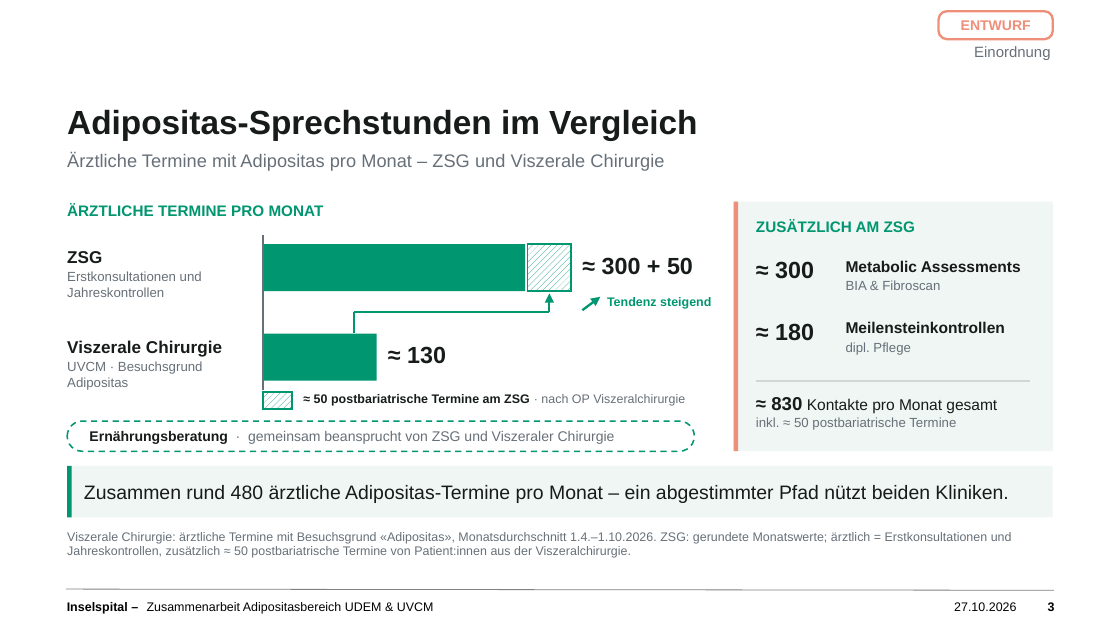
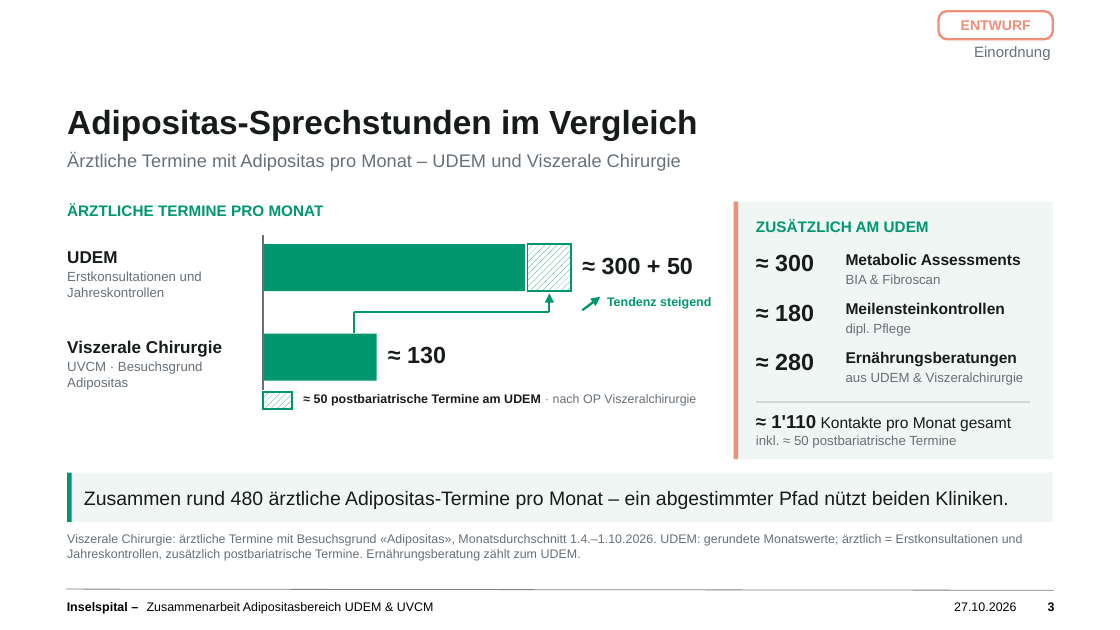
Before and after one commit to salmonplnk/Masterarbeit, a slide deck: slide 3 of praesentation/Zusammenarbeit_Adipositas_UDEM_UVCM_Entwurf.pptx. Drawn at 1120x630 pixels with LibreOffice and Linux fonts; fonts in the diff are those of the drawing; background and template pictures are left out. Boxes give left, top, right and bottom in pixels: in the first picture for what was removed or moved away, otherwise in the second. Text is boxed around its words. In the diff, an @@ line names an element or a change of style, - is before the commit and + after.

```diff
--- a/praesentation/Zusammenarbeit_Adipositas_UDEM_UVCM_Entwurf.pptx
+++ b/praesentation/Zusammenarbeit_Adipositas_UDEM_UVCM_Entwurf.pptx
@@ text at bbox=[67, 153, 681, 171]: text changed @@
-Ärztliche Termine mit Adipositas pro Monat – ZSG und Viszerale Chirurgie
+Ärztliche Termine mit Adipositas pro Monat – UDEM und Viszerale Chirurgie
@@ rectangle: place and size @@
-rectangle at bbox=[734, 202, 1053, 451]
+rectangle at bbox=[734, 202, 1053, 459]
@@ rectangle: place and size @@
-rectangle at bbox=[734, 202, 738, 451]
+rectangle at bbox=[734, 202, 738, 459]
@@ text at bbox=[756, 220, 929, 232]: text changed @@
-ZUSÄTZLICH AM ZSG
+ZUSÄTZLICH AM UDEM
@@ text at bbox=[67, 251, 117, 263]: text changed @@
-ZSG
+UDEM
@@ 3 texts: place and size @@
-3 texts at bbox=[775, 260, 1021, 290]
+3 texts at bbox=[775, 253, 1021, 284]
@@ 3 texts: place and size @@
-3 texts at bbox=[775, 321, 1005, 355]
+3 texts at bbox=[775, 302, 1005, 336]
@@ text added at bbox=[775, 353, 814, 371], 15 pt, text #171C1B, bold @@
+≈ 280
@@ text added at bbox=[846, 351, 1017, 367], 10 pt, text #171C1B, bold @@
+Ernährungsberatungen
@@ text added at bbox=[846, 372, 1024, 385], 8.5 pt, text #677078 @@
+aus UDEM & Viszeralchirurgie
@@ text at bbox=[314, 394, 696, 406]: text changed @@
-≈ 50 postbariatrische Termine am ZSG · nach OP Viszeralchirurgie
+≈ 50 postbariatrische Termine am UDEM · nach OP Viszeralchirurgie
@@ text "≈ 1'110 Kontakte pro Monat ...": place and size @@
-text "≈ 1'110 Kontakte pro Monat ..." at bbox=[756, 397, 997, 430]
+text "≈ 1'110 Kontakte pro Monat ..." at bbox=[756, 415, 1011, 448]
@@ line moved from (756, 381) - (1030, 381) to (756, 402) - (1030, 402) @@
@@ text at bbox=[771, 415, 1011, 431]: text changed @@
-≈ 830 Kontakte pro Monat gesamt
+≈ 1'110 Kontakte pro Monat gesamt
@@ rounded rectangle removed at bbox=[67, 421, 694, 451] @@
-Ernährungsberatung · gemeinsam beansprucht von ZSG und Viszeraler Chirurgie
@@ 2 rectangles, 1 text: place and size @@
-2 rectangles, 1 text at bbox=[67, 466, 1053, 517]
+2 rectangles, 1 text at bbox=[67, 473, 1053, 522]
@@ text at bbox=[67, 534, 1023, 561]: text changed @@
-Viszerale Chirurgie: ärztliche Termine mit Besuchsgrund «Adipositas», Monatsdurchschnitt 1.4.–1.10.2026. ZSG: gerundete Monatswerte; ärztlich = Erstkonsultationen und Jahreskontrollen, zusätzlich ≈ 50 postbariatrische Termine von Patient:innen aus der Viszeralchirurgie.
+Viszerale Chirurgie: ärztliche Termine mit Besuchsgrund «Adipositas», Monatsdurchschnitt 1.4.–1.10.2026. UDEM: gerundete Monatswerte; ärztlich = Erstkonsultationen und Jahreskontrollen, zusätzlich postbariatrische Termine. Ernährungsberatung zählt zum UDEM.
```
Also in this commit, not shown: 1 other slide changed.
